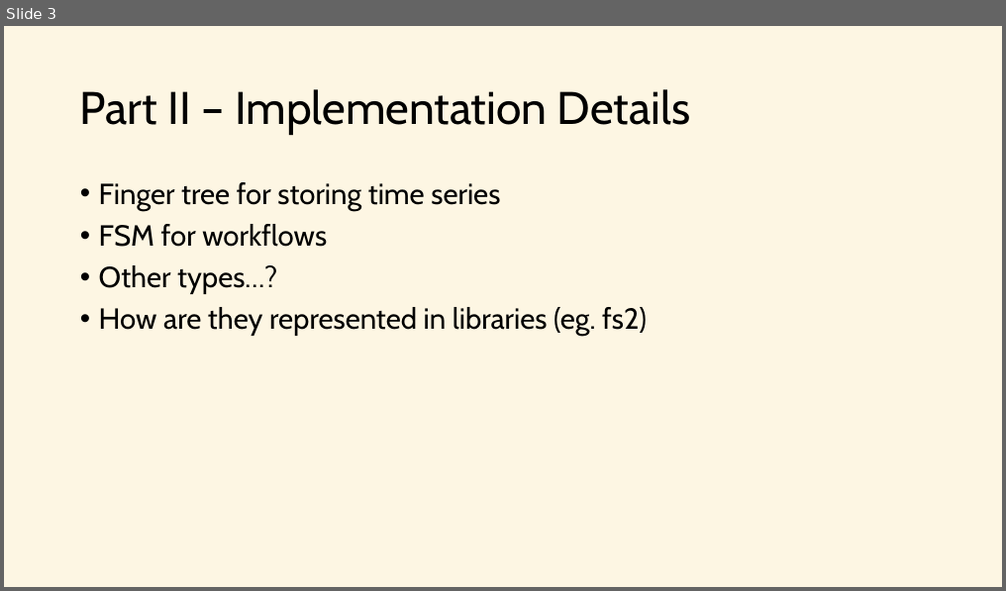
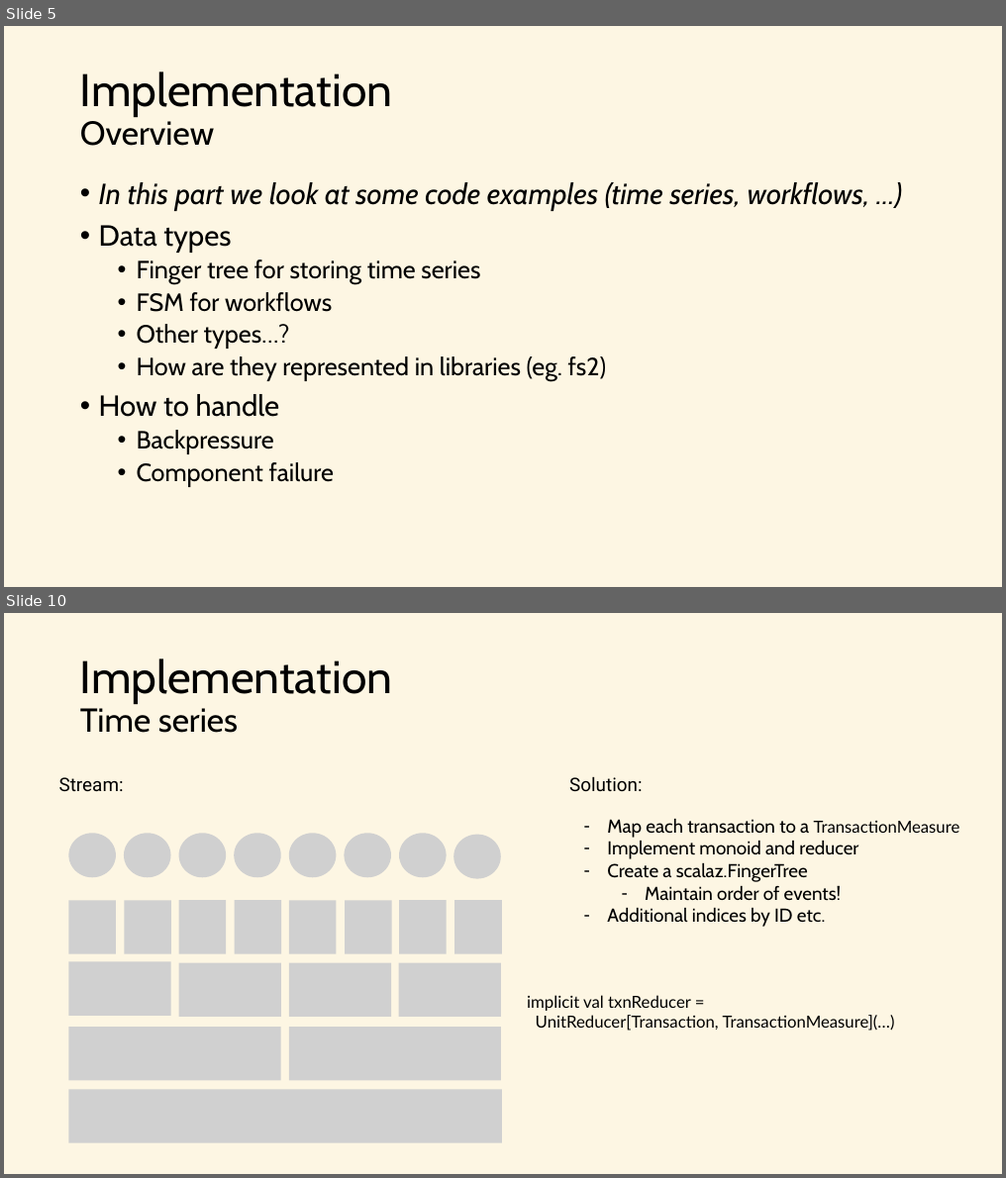
Before and after one commit to j-mueller/talks, a slide deck: 2016-12-scala-exchange/stream-processing.pptx. Shown one above the other, each under a label of ours: slide 3 before the commit, slides 5 and 10 after it; the slides between them are not shown. The pictures are 1006x591 and 1006x1178 pixels, drawn with LibreOffice and Linux fonts; fonts in the diff are those of the drawing; grey boxes stand for pictures. Boxes give left, top, right and bottom in pixels: in the first picture for what was removed or moved away, otherwise in the second. Text is boxed around its words. In the diff, an @@ line names an element or a change of style, - is before the commit and + after.

Commit message:
Add slides for scala exchange

```diff
--- a/2016-12-scala-exchange/stream-processing.pptx
+++ b/2016-12-scala-exchange/stream-processing.pptx
@@ slide 10 added at (x1=4, y1=613, x2=1002, y2=1174), background #FDF6E3 @@
@@ title added at (x1=80, y1=659, x2=392, y2=733), 44 pt, text #000000 @@
+Implementation
+Time series
@@ group added at (x1=59, y1=777, x2=501, y2=878): 8 pictures, 1 text @@
+Stream:
@@ text added at (x1=569, y1=776, x2=643, y2=792), 18 pt, text #000000 @@
+Solution:
@@ text added at (x1=607, y1=818, x2=960, y2=927), 18 pt, text #000000 @@
+– Map each transaction to a TransactionMeasure
+– Implement monoid and reducer
+– Create a scalaz.FingerTree
+  – Maintain order of events!
+– Additional indices by ID etc.
@@ picture added at (x1=68, y1=900, x2=116, y2=955) @@
@@ picture added at (x1=125, y1=900, x2=171, y2=955) @@
@@ picture added at (x1=179, y1=900, x2=227, y2=955) @@
@@ picture added at (x1=235, y1=900, x2=282, y2=955) @@
@@ picture added at (x1=289, y1=900, x2=337, y2=955) @@
@@ picture added at (x1=345, y1=900, x2=392, y2=955) @@
@@ picture added at (x1=399, y1=900, x2=447, y2=955) @@
@@ picture added at (x1=454, y1=900, x2=502, y2=955) @@
@@ picture added at (x1=68, y1=961, x2=170, y2=1016) @@
@@ picture added at (x1=179, y1=963, x2=281, y2=1017) @@
@@ picture added at (x1=289, y1=963, x2=391, y2=1017) @@
@@ picture added at (x1=399, y1=963, x2=500, y2=1017) @@
@@ text added at (x1=527, y1=995, x2=895, y2=1031), 16 pt, text #000000 @@
+implicit val txnReducer =
+UnitReducer[Transaction, TransactionMeasure](…)
@@ picture added at (x1=68, y1=1027, x2=281, y2=1081) @@
@@ picture added at (x1=289, y1=1027, x2=501, y2=1081) @@
@@ picture added at (x1=68, y1=1090, x2=502, y2=1144) @@
@@ what was slide 3 is now slide 5 @@
@@ slide 5 changed as well @@
@@ title at (x1=80, y1=72, x2=392, y2=146): text changed @@
-Part II – Implementation Details
+Implementation
+Overview
@@ text at (x1=99, y1=182, x2=870, y2=253): paragraphs added @@
+• In this part we look at some code examples (time series, workflows, …)
+• Data types
@@ text at (x1=137, y1=260, x2=607, y2=381): size 28 to 24 pt in "Finger tree for storing time series", "FSM for workflows", "Other types…?", "How are they represented in libraries (eg. ..."; list level 1 to 2 in "Finger tree for storing time ..."; list level 1 to 2 in "FSM for workflows"; list level 1 to 2 in "Other types…?"; list level 1 to 2 in "How are they represented in ..." @@
@@ text at (x1=99, y1=394, x2=334, y2=487): paragraphs added @@
+• How to handle
+  • Backpressure
+  • Component failure
```
Also in this commit, not shown: 2 other slides changed, 17 other slides added, 1 slide removed, 2 other files.
